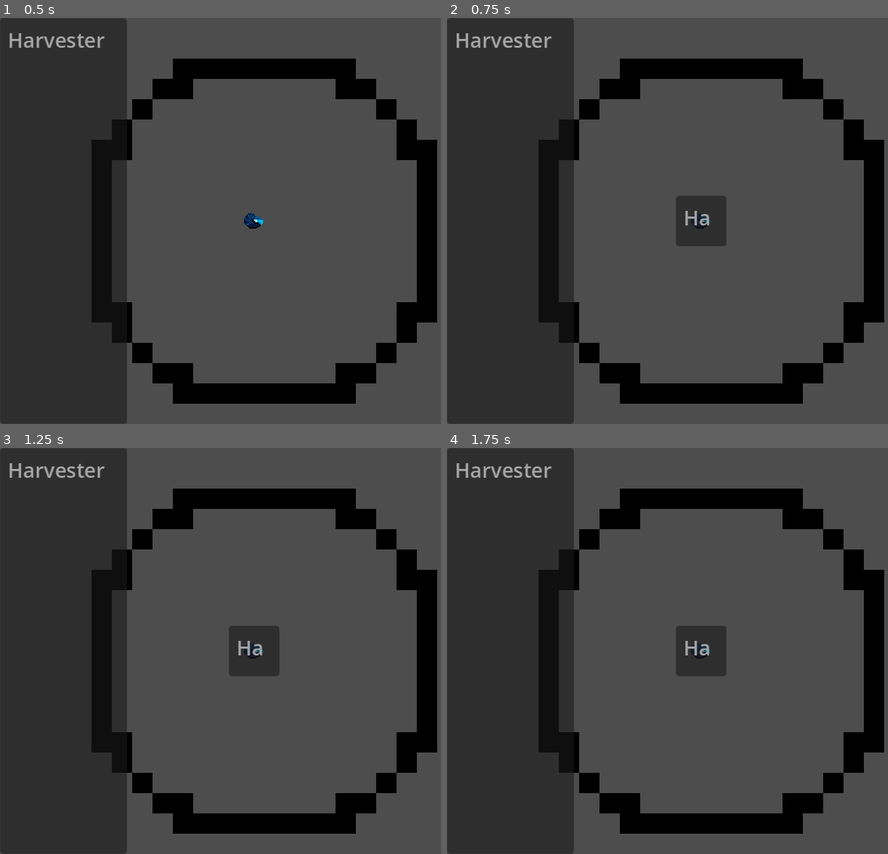
Above: before the commit, frames 1-4 (two rows, left to right).
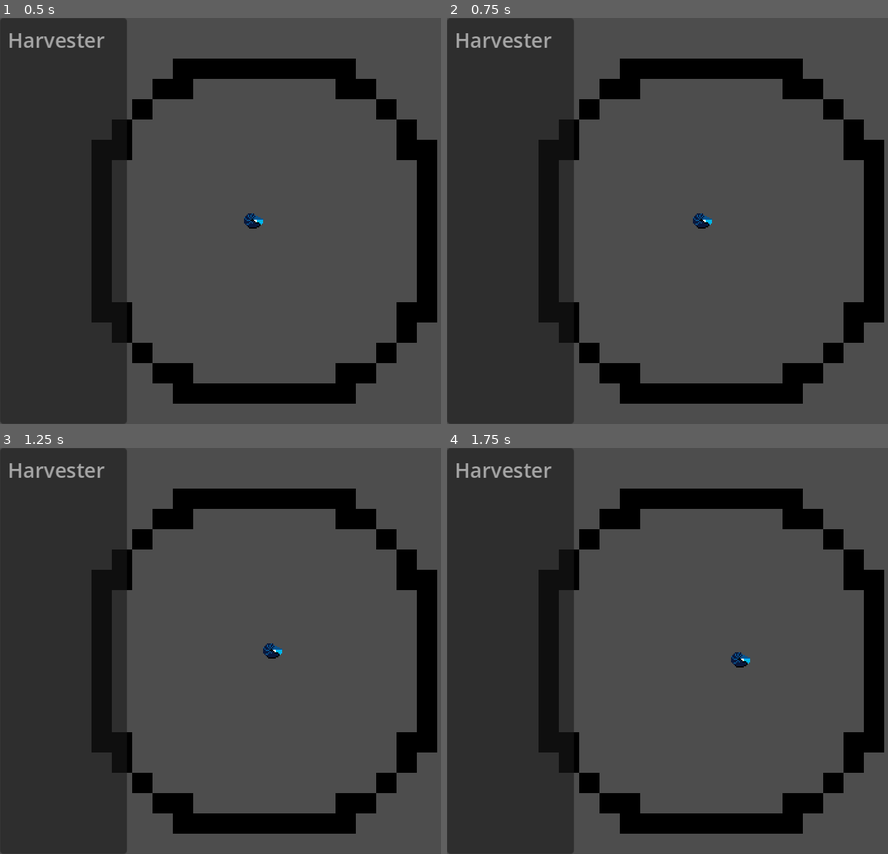
Above: after the commit, the same moments.

Repository: the-alex-g/LD54
Game: Godot game, scene res://world/world.tscn
Two runs of this game, one before a commit and one after it. Both use one fixed random seed, a clock stepped at 60 frames per second and the inputs below.
Inputs:
- Up to frame 1 (0.5 s): no input
- Up to frame 2 (0.75 s): tap Enter at 0.5 s; hold D (right) from 0.53 s (still down); tap B (build) at 0.6 s
- Up to frame 3 (1.25 s): keep holding D (right)
- Up to frame 4 (1.75 s): release D (right) at 1.28 s; hold S (down) from 1.28 s (still down); tap Space (attack) at 1.35 s; tap B (build) at 1.55 s

Frame 1 is identical in both runs. In frame 2, 1.3% of the frame differs, in the area x 52-64%, y 43-57%; in frame 3, 1.4%; in frame 4, 1.5%, in the area x 52-69%, y 43-57%.

Commit message:
Get build to work with just the build list
deleted the build menu

Diff:
--- a/project/constructions/spawner.gd
+++ b/project/constructions/spawner.gd
@@ -24,7 +24,3 @@
 
 func _on_child_died()->void:
 	children -= 1
-
-
-func _draw():
-	draw_circle(Vector2.ZERO, 8, Color.ORANGE)
--- a/project/hud/hud.gd
+++ b/project/hud/hud.gd
@@ -2,7 +2,6 @@
 extends CanvasLayer
 
 signal build(info, location, anchors)
-signal build_abort
 
 const CONSTRUCTIONS := [
 	{"name":"Glowing Algae", "anchors":[Construction.ANCHOR_ALL], "anchors_exclude":[], "cost":{}, "path":"res://constructions/glowing_algae.tscn"},
@@ -13,21 +12,11 @@
 ]
 
 var _build_location := Vector2i.ZERO
-var _build_menu_open := false : set = _set_build_menu_open
 var _anchors := []
 var _resources := {"light":0, "chitin":0, "threads":0,}
 var _can_build := true
 
 @onready var _build_list : ItemList = $Control/BuildList
-@onready var _build_menu : ItemList = $Control/BuildMenu
-
-
-func _input(event:InputEvent)->void:
-	if _build_menu_open:
-		if event is InputEventKey:
-			if event.pressed and event.keycode == KEY_ESCAPE:
-				build_abort.emit()
-				_set_build_menu_open(false)
 
 
 func _on_world_update_anchors(anchors:Array, location:Vector2i)->void:
@@ -102,34 +91,17 @@
 		_resources[resource] -= cost[resource]
 
 
-func _set_build_menu_open(value:bool)->void:
-	_build_menu_open = value
-	_build_menu.visible = _build_menu_open
-
-
-func _on_world_open_build_menu()->void:
-	if _can_build and _build_list.item_count > 0:
-		_build_menu.clear()
-
-		for i in _build_list.item_count:
-			_build_menu.add_item(_build_list.get_item_text(i))
-		_set_build_menu_open(true)
-	else:
-		build_abort.emit()
-
-
 func _on_world_update_resources(resource:String)->void:
 	_resources[resource] += 1
-
-
-func _on_build_menu_item_selected(index:int)->void:
-	var selected_name := _build_menu.get_item_text(index)
-	var selected_info := _get_construction_by_name(selected_name)
-	_spend_resources(selected_info.cost)
-	build.emit(selected_info.path, _build_location, _anchors)
-	_set_build_menu_open(false)
 
 
 func _on_world_build_invalid()->void:
 	_build_list.clear()
 	_can_build = false
+
+
+func _on_build_list_item_selected(index:int)->void:
+	var selected_name := _build_list.get_item_text(index)
+	var selected_info := _get_construction_by_name(selected_name)
+	_spend_resources(selected_info.cost)
+	build.emit(selected_info.path, _build_location, _anchors)
--- a/project/hud/hud.tscn
+++ b/project/hud/hud.tscn
@@ -20,19 +20,4 @@
 offset_right = 100.0
 grow_vertical = 2
 
-[node name="BuildMenu" type="ItemList" parent="Control"]
-visible = false
-layout_mode = 1
-anchors_preset = 8
-anchor_left = 0.5
-anchor_top = 0.5
-anchor_right = 0.5
-anchor_bottom = 0.5
-offset_left = -20.0
-offset_top = -20.0
-offset_right = 20.0
-offset_bottom = 20.0
-grow_horizontal = 2
-grow_vertical = 2
-
-[connection signal="item_selected" from="Control/BuildMenu" to="." method="_on_build_menu_item_selected"]
+[connection signal="item_selected" from="Control/BuildList" to="." method="_on_build_list_item_selected"]
--- a/project/player/player.gd
+++ b/project/player/player.gd
@@ -1,7 +1,6 @@
 class_name Player
 extends CharacterBody2D
 
-signal build
 signal resource_collected(resource_type)
 
 @export var speed := 150.0
@@ -36,9 +35,6 @@
 
 	velocity = lerp(velocity, movement * speed, squish * delta)
 
-	if Input.is_action_just_pressed("build"):
-		_build()
-
 	if Input.is_action_just_pressed("attack") and _can_attack:
 		_attack()
 
@@ -54,11 +50,6 @@
 	_can_attack = true
 
 
-func _build()->void:
-	_set_paused(true)
-	build.emit()
-
-
 func _set_paused(value:bool)->void:
 	velocity = Vector2.ZERO
 	paused = value
--- a/project/world/world.gd
+++ b/project/world/world.gd
@@ -17,7 +17,6 @@
 
 
 func _ready()->void:
-	_spawn_enemy()
 	_generate_bubble(Vector2i.ZERO, 8)
 	_update_build_anchors(_player.global_position)
 
@@ -113,17 +112,8 @@
 	_enemies.erase(enemy)
 
 
-func _on_player_build()->void:
-	open_build_menu.emit()
-
-
 func _on_hud_build(path:String, location:Vector2i, anchors:Array)->void:
 	_build_construction(path, location, anchors)
-	_player.paused = false
-
-
-func _on_hud_build_abort()->void:
-	_player.paused = false
 
 
 func _on_resource_collected(resource_type:String)->void:
--- a/project/world/world.tscn
+++ b/project/world/world.tscn
@@ -29,7 +29,5 @@
 [connection signal="open_build_menu" from="." to="HUD" method="_on_world_open_build_menu"]
 [connection signal="update_anchors" from="." to="HUD" method="_on_world_update_anchors"]
 [connection signal="update_resources" from="." to="HUD" method="_on_world_update_resources"]
-[connection signal="build" from="Player" to="." method="_on_player_build"]
 [connection signal="resource_collected" from="Player" to="." method="_on_resource_collected"]
 [connection signal="build" from="HUD" to="." method="_on_hud_build"]
-[connection signal="build_abort" from="HUD" to="." method="_on_hud_build_abort"]
